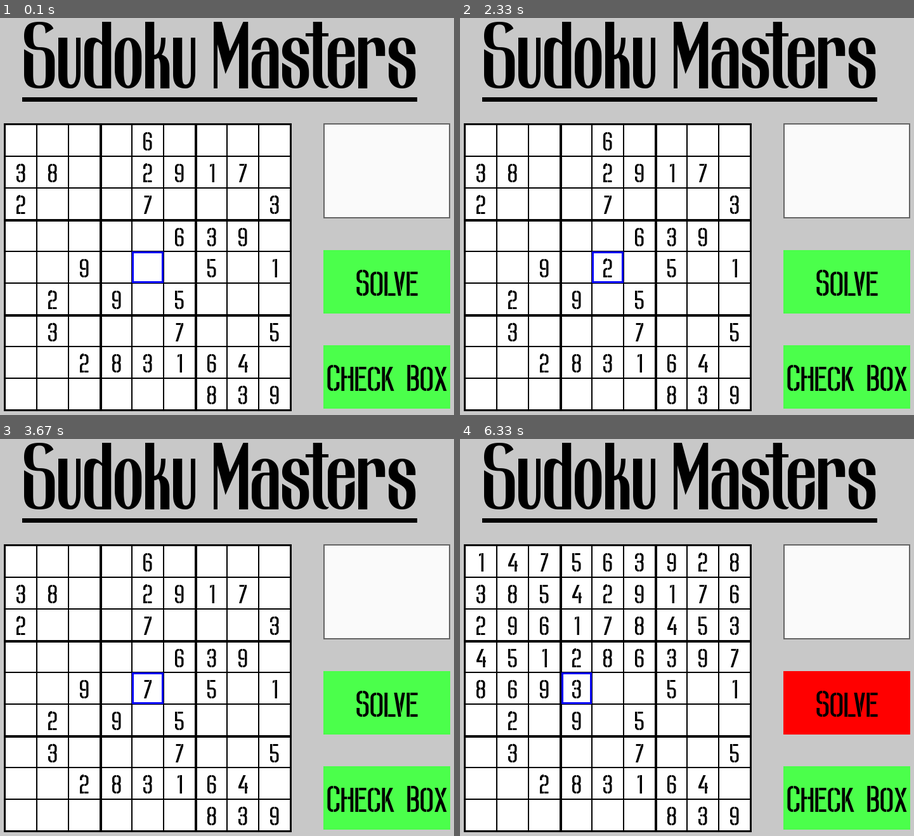
Above: before the commit, frames 1-4 (two rows, left to right).
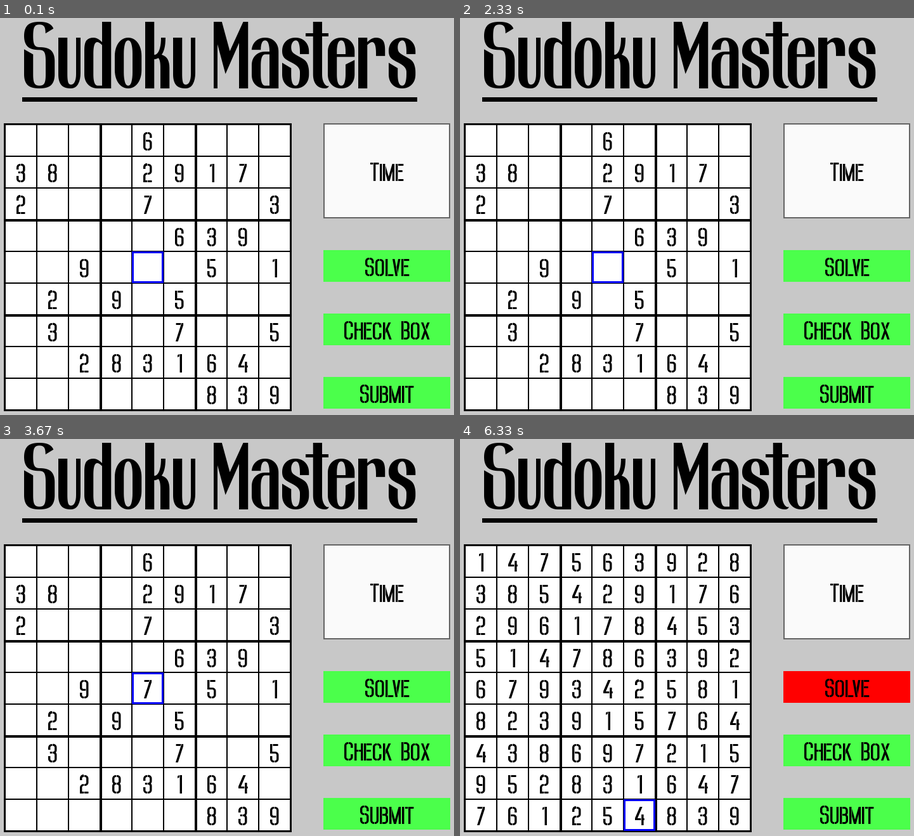
Above: after the commit, the same moments.

Repository: aditya-sahai/Sudoku-Game
Game: pygame game, started from GameWindow.py
The game is run twice, just before and just after one commit, with the same random seed, the same clock (stepped at 60 frames per second) and the same inputs.
Inputs (mouse positions are in pixels of both pictures, inside the frame that each line leads up to):
- Up to frame 1 (0.1 s): no input
- Up to frame 2 (2.33 s): tap 5 at 0.33 s; tap Space at 0.67, 2.07 s; tap 9 at 1 s; tap 1 at 1.33 s; tap 6 at 1.67 s; hold 2 from 2 s (still down)
- Up to frame 3 (3.67 s): tap Space at 2.37, 2.57, 2.87 s; release 2 at 2.47 s; hold 4 2.5-2.97 s; tap 3 at 3 s; tap 7 at 3.33 s
- Up to frame 4 (6.33 s): press the mouse at (732, 562) at 3.7 s; move the mouse to (800, 629) at 3.8 s; release the mouse at (873, 693) at 3.93 s; tap 8 at 5 s

The runs differ from the first frame. In frame 1, 7.9% of the frame differs, in the area x 71-100%, y 36-97%; in frame 2, 7.9%; in frame 3, 7.9%; in frame 4, 9.6%, in the area x 3-100%, y 36-99%.

Commit message:
Adding The Submit Button And Making Code Better

Diff:
--- a/GameWindow.py
+++ b/GameWindow.py
@@ -24,6 +24,7 @@
         self.pressed_key = None
 
         self.is_solving = False
+        self.is_solved = False
 
     def get_grid_dict(self):
         """Gets a 2d list containing dicts instead of just numbers."""
@@ -92,61 +93,41 @@
 
         pygame.draw.rect(self.sudoku_surface, (0, 0, 255), self.SudokuGenerator.grid[self.selected_row][self.selected_col]["rect"], 3)
 
-    def draw_utility_boxes(self):
+    def draw_utility_box(self, rect, color, text):
         """Draws the time button, solve button and check box button."""
 
-        pygame.draw.rect(self.settings.win, self.settings.TIME_BOX_COLOR, self.settings.TIME_BOX_RECT)
-        pygame.draw.rect(self.settings.win, self.settings.SOLVE_BOX_COLOR, self.settings.SOLVE_BOX_RECT)
-        pygame.draw.rect(self.settings.win, self.settings.CHECK_BOX_COLOR, self.settings.CHECK_BOX_RECT)
-
-        pygame.draw.rect(
-            self.settings.win,
-            (250, 250, 250),
-            (self.settings.TIME_BOX_RECT.x + 2, self.settings.TIME_BOX_RECT.y + 2, self.settings.TIME_BOX_RECT.width - 4, self.settings.TIME_BOX_RECT.height - 4)
-        )
-        pygame.draw.rect(self.settings.win, self.settings.SOLVE_BOX_COLOR, self.settings.SOLVE_BOX_RECT)
-        pygame.draw.rect(self.settings.win, self.settings.CHECK_BOX_COLOR, self.settings.CHECK_BOX_RECT)
-
-        text = self.settings.write_center_text(
-            "Solve",
-            self.settings.SOLVE_BOX_RECT,
+        pygame.draw.rect(self.settings.win, color, rect)
+
+        if rect == self.settings.TIME_BOX_RECT:
+            pygame.draw.rect(
+                self.settings.win,
+                (250, 250, 250),
+                (self.settings.TIME_BOX_RECT.x + 2, self.settings.TIME_BOX_RECT.y + 2, self.settings.TIME_BOX_RECT.width - 4, self.settings.TIME_BOX_RECT.height - 4)
+            )
+
+        box_text = self.settings.write_center_text(
+            str(text).strip(),
+            rect,
             (0, 0, 0),
             self.settings.BUTTON_FONT
         )
-        self.settings.win.blit(text["text"], text["rect"])
-
-        text = self.settings.write_center_text(
-            "Check Box",
-            self.settings.CHECK_BOX_RECT,
-            (0, 0, 0),
-            self.settings.BUTTON_FONT
-        )
-        self.settings.win.blit(text["text"], text["rect"])
-
-    def make_buttons_responsive(self):
+        self.settings.win.blit(box_text["text"], box_text["rect"])
+
+    def make_buttons_responsive(self, rect):
         """Change the color pf the buttons when hovered over and makes them functional."""
 
         mouse_pos = pygame.mouse.get_pos()
         mouse_is_pressed = pygame.mouse.get_pressed()[0] == 1
-        button = None
-
-        if self.settings.SOLVE_BOX_RECT.collidepoint(mouse_pos):
-            self.settings.SOLVE_BOX_COLOR = (255, 0, 0)
-            button = "solve"
-
-        else:
-            self.settings.SOLVE_BOX_COLOR = (75, 255, 75)
-
-        if self.settings.CHECK_BOX_RECT.collidepoint(mouse_pos):
-            self.settings.CHECK_BOX_COLOR = (255, 0, 0)
-            button = "check"
-
-        else:
-            self.settings.CHECK_BOX_COLOR = (75, 255, 75)
+        color = (75, 255, 75)
+        is_hovering = False
+
+        if rect.collidepoint(mouse_pos):
+            color = (255, 0, 0)
+            is_hovering = True
 
         return {
-            "button": button,
-            "is-pressed": mouse_is_pressed,
+            "is-pressed": mouse_is_pressed and not self.is_solving and is_hovering,
+            "color": color,
         }
 
     def draw_window(self):
@@ -165,7 +146,10 @@
         )
         self.settings.win.blit(text["text"], text["rect"])
 
-        self.draw_utility_boxes()
+        self.draw_utility_box(self.settings.TIME_BOX_RECT, self.settings.TIME_BOX_COLOR, "Time")
+        self.draw_utility_box(self.settings.SOLVE_BOX_RECT, self.settings.SOLVE_BOX_COLOR, "Solve")
+        self.draw_utility_box(self.settings.CHECK_BOX_RECT, self.settings.CHECK_BOX_COLOR, "Check Box")
+        self.draw_utility_box(self.settings.SUBMIT_BOX_RECT, self.settings.SUBMIT_BOX_COLOR, "Submit")
 
     def event_loop(self):
         """The event loop for events like closing he window."""
@@ -179,34 +163,44 @@
                 exit()
 
             elif event.type == pygame.KEYDOWN:
-                if event.key == pygame.K_1:
+                if event.key == pygame.K_SPACE or event.key == pygame.K_BACKSPACE:
+                    self.pressed_key = 0
+                elif event.key == pygame.K_1 or event.key == pygame.K_KP1:
                     self.pressed_key = 1
-                elif event.key == pygame.K_2:
+                elif event.key == pygame.K_2 or event.key == pygame.K_KP2:
                     self.pressed_key = 2
-                elif event.key == pygame.K_3:
+                elif event.key == pygame.K_3 or event.key == pygame.K_KP3:
                     self.pressed_key = 3
-                elif event.key == pygame.K_4:
+                elif event.key == pygame.K_4 or event.key == pygame.K_KP4:
                     self.pressed_key = 4
-                elif event.key == pygame.K_5:
+                elif event.key == pygame.K_5 or event.key == pygame.K_KP5:
                     self.pressed_key = 5
-                elif event.key == pygame.K_6:
+                elif event.key == pygame.K_6 or event.key == pygame.K_KP6:
                     self.pressed_key = 6
-                elif event.key == pygame.K_7:
+                elif event.key == pygame.K_7 or event.key == pygame.K_KP7:
                     self.pressed_key = 7
-                elif event.key == pygame.K_8:
+                elif event.key == pygame.K_8 or event.key == pygame.K_KP8:
                     self.pressed_key = 8
-                elif event.key == pygame.K_9:
+                elif event.key == pygame.K_9 or event.key == pygame.K_KP9:
                     self.pressed_key = 9
 
     def update_grid(self):
         """Updates the grid when the user enters a number."""
 
-        if self.pressed_key:
+        if self.pressed_key != None:
             if self.SudokuGenerator.grid[self.selected_row][self.selected_col]["can-change"]:
                 self.SudokuGenerator.grid[self.selected_row][self.selected_col]["value"] = self.pressed_key
 
     def solve(self):
         """Solves the board."""
+
+        solve_mouse_status = self.make_buttons_responsive(self.settings.SOLVE_BOX_RECT)
+        check_box_mouse_status = self.make_buttons_responsive(self.settings.CHECK_BOX_RECT)
+        submit_mouse_status = self.make_buttons_responsive(self.settings.SUBMIT_BOX_RECT)
+
+        self.settings.SOLVE_BOX_COLOR = solve_mouse_status["color"]
+        self.settings.CHECK_BOX_COLOR = check_box_mouse_status["color"]
+        self.settings.SUBMIT_BOX_COLOR = submit_mouse_status["color"]
 
         empty_pos = self.Solver.find_empty()
         self.event_loop()
@@ -226,7 +220,7 @@
                 self.draw_window()
                 pygame.display.update()
 
-                self.settings.clock.tick(self.settings.FPS)
+                self.settings.clock.tick(self.settings.FPS * 4)
 
                 if self.solve():
                     return True
@@ -250,16 +244,25 @@
 
             self.event_loop()
             self.make_sudoku_mouse_responsive()
-            button_mouse_status = self.make_buttons_responsive()
-
-            if button_mouse_status["button"] == "solve":
-                self.is_solving = button_mouse_status["is-pressed"]
-
-            if self.is_solving:
+
+            solve_mouse_status = self.make_buttons_responsive(self.settings.SOLVE_BOX_RECT)
+            check_box_mouse_status = self.make_buttons_responsive(self.settings.CHECK_BOX_RECT)
+            submit_mouse_status = self.make_buttons_responsive(self.settings.SUBMIT_BOX_RECT)
+
+            self.settings.SOLVE_BOX_COLOR = solve_mouse_status["color"]
+            self.settings.CHECK_BOX_COLOR = check_box_mouse_status["color"]
+            self.settings.SUBMIT_BOX_COLOR = submit_mouse_status["color"]
+
+            self.is_solving = solve_mouse_status["is-pressed"]
+
+            if self.is_solving and not self.is_solved:
                 self.restore_grid()
                 self.solve()
-
-            self.update_grid()
+                self.is_solved = True
+                self.is_solving = False
+
+            if not self.is_solved:
+                self.update_grid()
 
             self.draw_window()
             pygame.display.update()
--- a/PygameConfig.py
+++ b/PygameConfig.py
@@ -54,7 +54,7 @@
         self.SOLVE_BOX_X = self.SUDOKU_X + self.SUDOKU_WIDTH + self.BLOCK_SIZE
         self.SOLVE_BOX_Y = self.TIME_BOX_Y + self.TIME_BOX_HEIGHT + self.BLOCK_SIZE
         self.SOLVE_BOX_WIDTH = self.BLOCK_SIZE * 4
-        self.SOLVE_BOX_HEIGHT = self.BLOCK_SIZE * 2
+        self.SOLVE_BOX_HEIGHT = self.BLOCK_SIZE
         self.SOLVE_BOX_RECT = pygame.Rect(
             self.SOLVE_BOX_X,
             self.SOLVE_BOX_Y,
@@ -66,7 +66,7 @@
         self.CHECK_BOX_X = self.SUDOKU_X + self.SUDOKU_WIDTH + self.BLOCK_SIZE
         self.CHECK_BOX_Y = self.SOLVE_BOX_Y + self.SOLVE_BOX_HEIGHT + self.BLOCK_SIZE
         self.CHECK_BOX_WIDTH = self.BLOCK_SIZE * 4
-        self.CHECK_BOX_HEIGHT = self.BLOCK_SIZE * 2
+        self.CHECK_BOX_HEIGHT = self.BLOCK_SIZE
         self.CHECK_BOX_RECT = pygame.Rect(
             self.CHECK_BOX_X,
             self.CHECK_BOX_Y,
@@ -75,7 +75,19 @@
         )
         self.CHECK_BOX_COLOR = (75, 255, 75)
 
-        self.BUTTON_FONT = pygame.font.Font("Fonts/Howkins.ttf", 70)
+        self.SUBMIT_BOX_X = self.SUDOKU_X + self.SUDOKU_WIDTH + self.BLOCK_SIZE
+        self.SUBMIT_BOX_Y = self.CHECK_BOX_Y + self.CHECK_BOX_HEIGHT + self.BLOCK_SIZE
+        self.SUBMIT_BOX_WIDTH = self.BLOCK_SIZE * 4
+        self.SUBMIT_BOX_HEIGHT = self.BLOCK_SIZE
+        self.SUBMIT_BOX_RECT = pygame.Rect(
+            self.SUBMIT_BOX_X,
+            self.SUBMIT_BOX_Y,
+            self.SUBMIT_BOX_WIDTH,
+            self.SUBMIT_BOX_HEIGHT
+        )
+        self.SUBMIT_BOX_COLOR = (75, 255, 75)
+
+        self.BUTTON_FONT = pygame.font.Font("Fonts/Howkins.ttf", 50)
 
     def write_center_text(self, text, rect, color, font):
         """Writes the given text at the center of the given rect"""
